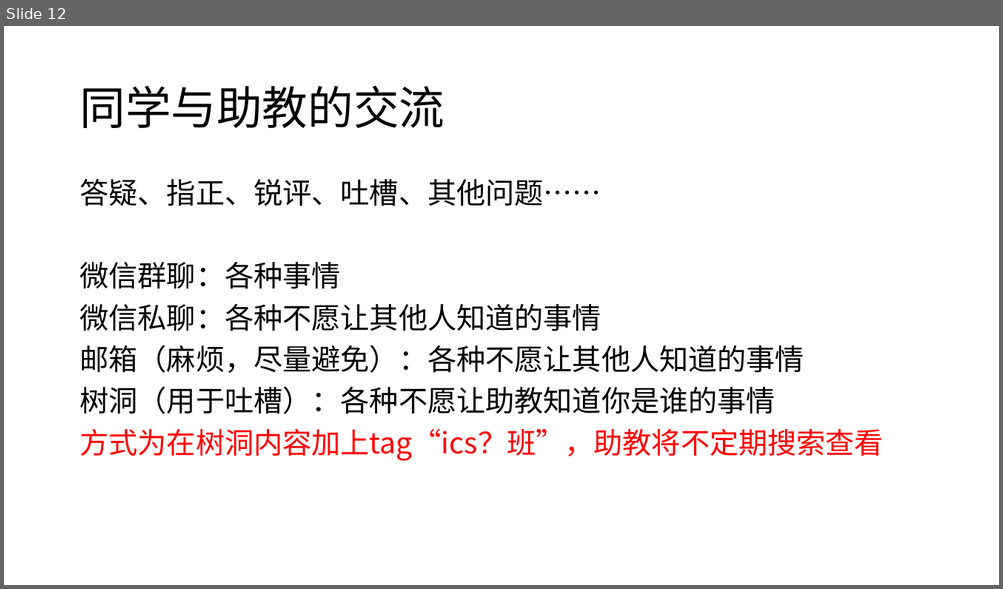
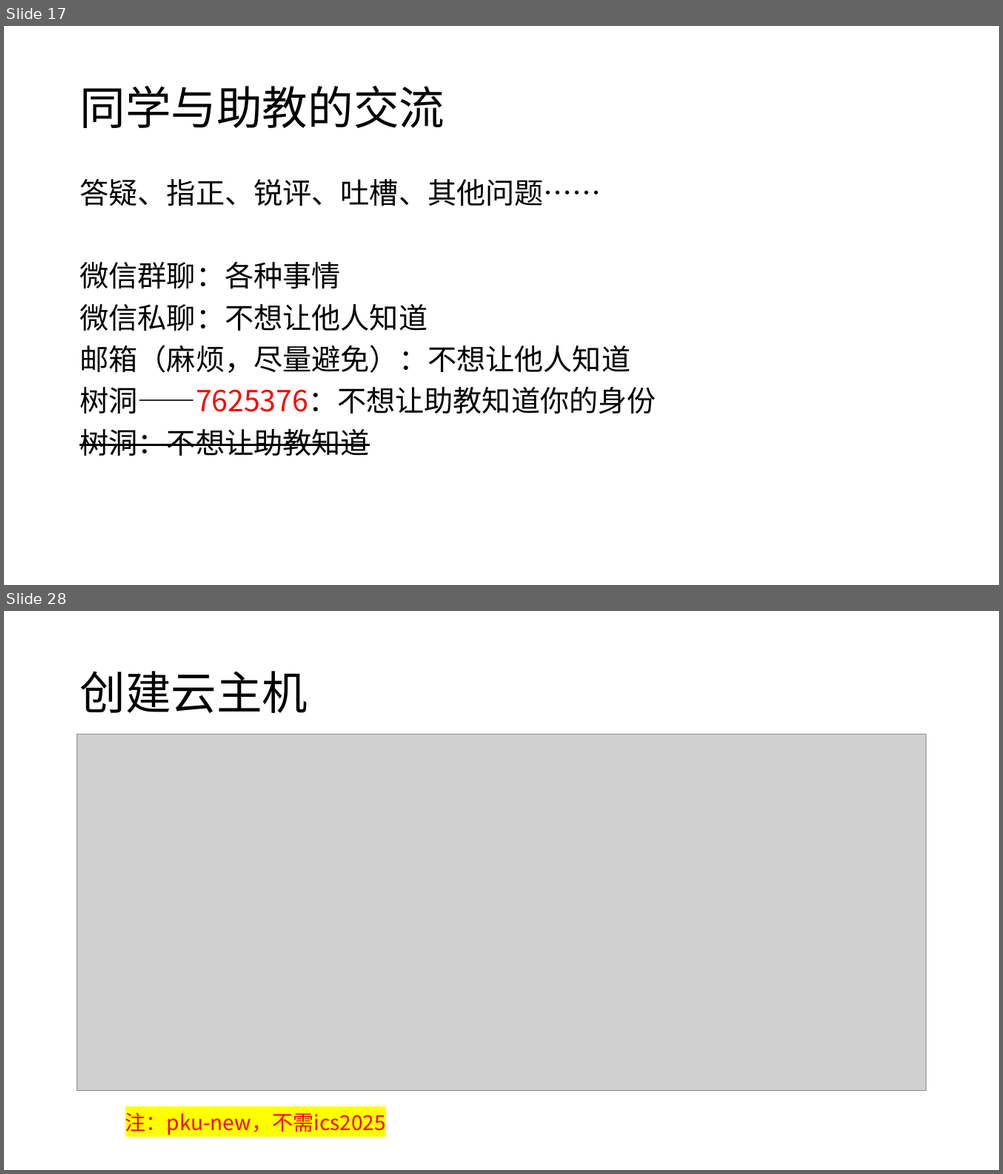
Before and after one commit to zsLiuZian/ics25, a slide deck: resource/seminar/Week1.pptx. Shown one above the other, each under a label of ours: slide 12 before the commit, slides 17 and 28 after it; the slides between them are not shown. The pictures are 1003x589 and 1003x1174 pixels, drawn with LibreOffice and Linux fonts; fonts in the diff are those of the drawing; grey boxes stand for pictures. Boxes give left, top, right and bottom in pixels: in the first picture for what was removed or moved away, otherwise in the second. Text is boxed around its words. In the diff, an @@ line names an element or a change of style, - is before the commit and + after.

```diff
--- a/resource/seminar/Week1.pptx
+++ b/resource/seminar/Week1.pptx
@@ slide 28 added at (x1=4, y1=611, x2=999, y2=1170), background #FFFFFF @@
@@ title added at (x1=79, y1=671, x2=307, y2=713), 44 pt, text #000000 @@
+创建云主机
@@ picture added at (x1=77, y1=734, x2=926, y2=1091) @@
@@ text added at (x1=125, y1=1113, x2=386, y2=1136), 20 pt, text #FF0000 @@
+注：pku-new，不需ics2025
@@ what was slide 12 is now slide 17 @@
@@ slide 17 changed as well @@
@@ text at (x1=79, y1=304, x2=655, y2=457): text changed @@
-微信私聊：各种不愿让其他人知道的事情
-邮箱（麻烦，尽量避免）：各种不愿让其他人知道的事情
-树洞（用于吐槽）：各种不愿让助教知道你是谁的事情
-方式为在树洞内容加上tag“ics？班”，助教将不定期搜索查看
+微信私聊：不想让他人知道
+邮箱（麻烦，尽量避免）：不想让他人知道
+树洞——7625376：不想让助教知道你的身份
+树洞：不想让助教知道
```
Also in this commit, not shown: 8 other slides changed, 32 other slides added, 4 other files.
